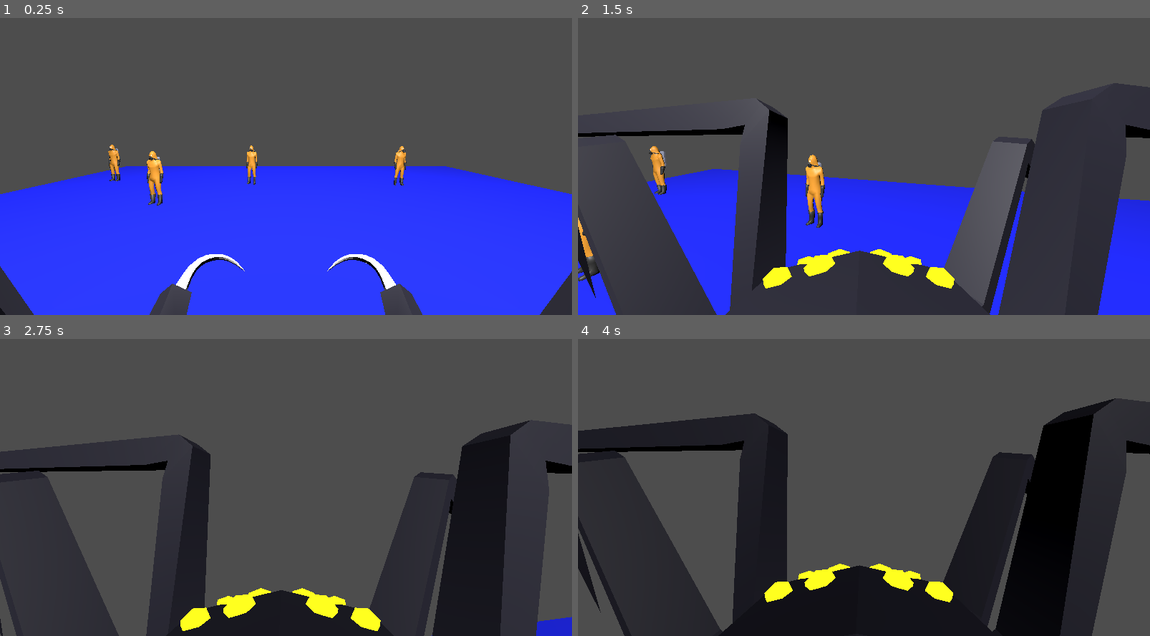
Above: before the commit, frames 1-4 (two rows, left to right).
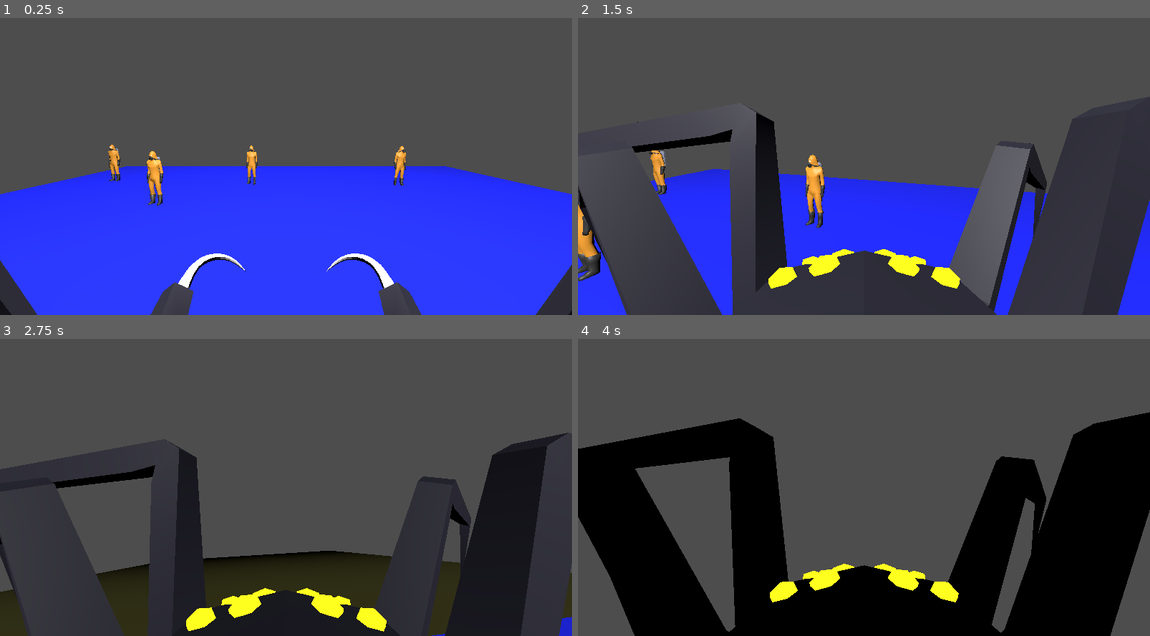
Above: after the commit, the same moments.

Repository: pudgypoultry/godotwildjam7-25
Game: Godot game, scene res://Sandboxes/Andrew/SpiderPlayground.tscn
The game is run twice, just before and just after one commit, with the same random seed, the same clock (stepped at 60 frames per second) and the same inputs. This scene is started directly instead of the project's main scene.
Inputs (mouse positions are in pixels of both pictures, inside the frame that each line leads up to):
- Up to frame 1 (0.25 s): no input
- Up to frame 2 (1.5 s): tap Enter (ui_accept) at 0.5 s; move the mouse to (892, 151) at 0.52 s; hold W (MoveForward) from 0.53 s (still down); tap E (Attack) at 0.6, 1.35 s; tap Space (Jump) at 0.77 s; move the mouse to (835, 154) at 1.27 s
- Up to frame 3 (2.75 s): keep holding W (MoveForward); tap Space (Jump) at 1.52 s; move the mouse to (297, 469) at 2.02 s; tap E (Attack) at 2.1 s
- Up to frame 4 (4 s): keep holding W (MoveForward); move the mouse to (858, 481) at 2.77 s; tap E (Attack) at 2.85, 3.6 s; tap Space (Jump) at 3.02, 3.77 s; move the mouse to (904, 478) at 3.52 s

The runs differ from the first frame. In frame 1, 0.6% of the frame differs, in the area x 0-100%, y 79-100%; in frame 2, 11%; in frame 3, 21%; in frame 4, 38%, in the area x 0-100%, y 20-100%.
Error before the commit: Invalid access to property or key 'name' on a base object of type 'Nil'. (res://Sandboxes/Andrew/SpiderMovement.gd:169)

Commit message:
Pushing SpiderController out of my sandbox

Diff:
--- a/Sandboxes/Andrew/SpiderMovement.gd
+++ b/Sandboxes/Andrew/SpiderMovement.gd
@@ -82,6 +82,9 @@
 func _process(delta: float) -> void:
 	if Input.is_action_just_pressed("Reset"):
 		get_tree().reload_current_scene()
+	#if Input.is_action_just_pressed("Escape"):
+		#Input.set_mouse_mode(Input.MOUSE_MODE_MAX)
+
 
 
 func jump() -> void:
@@ -136,8 +139,8 @@
 		# Look through assets for anything that may be helpful
 
 func GetModelOrientedInput():
-	var inputLeftRight = Input.get_axis("RotateLeft","RotateRight")
-	var inputForwardBack = Input.get_axis("MoveBackward","MoveForward")
+	var inputLeftRight = Input.get_axis("RotateLeft", "RotateRight")
+	var inputForwardBack = Input.get_axis("MoveBackward", "MoveForward")
 
 	var rawInput = Vector2(-inputLeftRight, -inputForwardBack)
 	var input := Vector3.ZERO
@@ -166,7 +169,6 @@
 
 func Attack():
 	if Input.is_action_just_pressed("Attack"):
-		print(currentTarget.name)
 		if currentTarget:
 			print("Trying to kill " + currentTarget.name)
 			currentTarget.KillMe()
--- a/Sandboxes/Andrew/SpiderPlayground.tscn
+++ b/Sandboxes/Andrew/SpiderPlayground.tscn
@@ -1,7 +1,7 @@
 [gd_scene load_steps=12 format=3 uid="uid://cdxpgy6a5x8b1"]
 
-[ext_resource type="PackedScene" uid="uid://c1mgas2y2yu8k" path="res://Sandboxes/Andrew/SpiderController.tscn" id="1_7xsgv"]
-[ext_resource type="Script" uid="uid://6ygrbclwoud4" path="res://Sandboxes/Andrew/ClimbableWall.gd" id="1_41bnt"]
+[ext_resource type="PackedScene" uid="uid://c1mgas2y2yu8k" path="res://Scenes/SpiderPlayer/SpiderController.tscn" id="1_7xsgv"]
+[ext_resource type="Script" uid="uid://6ygrbclwoud4" path="res://Scripts/Spider/ClimbableWall.gd" id="1_41bnt"]
 [ext_resource type="PackedScene" uid="uid://bycw3ydt4rvmd" path="res://Sandboxes/Stella/NavNPC.tscn" id="3_cgvlm"]
 [ext_resource type="PackedScene" uid="uid://beotv63xman8r" path="res://Scenes/npc_m_actor_01.tscn" id="4_lv5vs"]
 
@@ -61,6 +61,7 @@
 shape = SubResource("BoxShape3D_83q8s")
 
 [node name="MeshInstance3D" type="MeshInstance3D" parent="ClimbableWall2"]
+visible = false
 mesh = SubResource("BoxMesh_41bnt")
 
 [node name="Marker3D" type="Marker3D" parent="ClimbableWall2"]
@@ -70,7 +71,7 @@
 transform = Transform3D(-0.50501, -0.437479, 0.744028, 3.19482e-09, 0.862028, 0.506861, -0.863114, 0.25597, -0.435332, 17.332, 16.3408, -6.17079)
 
 [node name="ClimbableWall3" type="StaticBody3D" parent="." node_paths=PackedStringArray("climbDirection") groups=["Walkable"]]
-transform = Transform3D(1, 0, 0, 0, -0.778287, 0.627909, 0, -0.627909, -0.778287, 0, 30.3879, 3.70643)
+transform = Transform3D(1, 0, 0, 0, -0.987971, 0.154642, 0, -0.154642, -0.987971, 0, 25.449, 0.604885)
 script = ExtResource("1_41bnt")
 climbDirection = NodePath("Marker3D")
 
@@ -119,6 +120,20 @@
 [node name="NPC_f" parent="NavNPC4" instance=ExtResource("4_lv5vs")]
 transform = Transform3D(1, 0, 0, 0, 1, 0, 0, 0, 1, 0, -0.973261, 0)
 
+[node name="ClimbableWall4" type="StaticBody3D" parent="." node_paths=PackedStringArray("climbDirection") groups=["Walkable"]]
+transform = Transform3D(1, 0, 0, 0, -0.932929, -0.360062, 0, 0.360062, -0.932929, 0, -5.58446, -23.8814)
+script = ExtResource("1_41bnt")
+climbDirection = NodePath("Marker3D")
+
+[node name="CollisionShape3D" type="CollisionShape3D" parent="ClimbableWall4"]
+shape = SubResource("BoxShape3D_83q8s")
+
+[node name="MeshInstance3D" type="MeshInstance3D" parent="ClimbableWall4"]
+mesh = SubResource("BoxMesh_hfldt")
+
+[node name="Marker3D" type="Marker3D" parent="ClimbableWall4"]
+transform = Transform3D(1, 0, 0, 0, 1, 0, 0, 0, 1, 0, -7.30065, 0)
+
 [editable path="NavNPC"]
 [editable path="NavNPC2"]
 [editable path="NavNPC3"]
--- a/Sandboxes/Andrew/SpiderController.tscn
+++ b/Scenes/SpiderPlayer/SpiderController.tscn
@@ -1,6 +1,6 @@
 [gd_scene load_steps=6 format=3 uid="uid://c1mgas2y2yu8k"]
 
-[ext_resource type="Script" uid="uid://cbw242owap4dw" path="res://Sandboxes/Andrew/SpiderMovement.gd" id="1_nge5q"]
+[ext_resource type="Script" uid="uid://bws864di887eg" path="res://Scripts/Spider/SpiderMovementFinal.gd" id="1_a2ljo"]
 [ext_resource type="PackedScene" uid="uid://bapr6nymlyejw" path="res://Scenes/spider_actor.tscn" id="2_a2ljo"]
 
 [sub_resource type="SphereShape3D" id="SphereShape3D_lfcr3"]
@@ -14,7 +14,7 @@
 axis_lock_angular_x = true
 axis_lock_angular_y = true
 axis_lock_angular_z = true
-script = ExtResource("1_nge5q")
+script = ExtResource("1_a2ljo")
 collisionChecker = NodePath("CollisionChecker")
 attackChecker = NodePath("AttackChecker")
 head = NodePath("CameraMount")
@@ -38,7 +38,7 @@
 [node name="SpiderActor" parent="." instance=ExtResource("2_a2ljo")]
 
 [node name="AttackChecker" type="Area3D" parent="."]
-transform = Transform3D(2.15505, 0, 0, 0, 2.15505, 0, 0, 0, 2.15505, 0, 0.819745, -2.66847)
+transform = Transform3D(2.15505, 0, 0, 0, 2.15505, 0, 0, 0, 2.15505, 0, 0.819745, -2.12513)
 collision_layer = 3
 collision_mask = 3
 
--- a/Scenes/npc_f_actor_01.tscn
+++ b/Scenes/npc_f_actor_01.tscn
@@ -53,7 +53,7 @@
 blend_point_2/pos = -1.0
 
 [sub_resource type="AnimationNodeBlendTree" id="AnimationNodeBlendTree_k06qy"]
-graph_offset = Vector2(2.20703, 65.6995)
+graph_offset = Vector2(31, 133)
 nodes/Idle-Walk-Run/node = SubResource("AnimationNodeBlendSpace1D_023th")
 nodes/Idle-Walk-Run/position = Vector2(600, 160)
 nodes/output/position = Vector2(1220, 100)
@@ -65,12 +65,11 @@
 transform = Transform3D(1, 0, 0, 0, 1, 0, 0, 0, 1, 0.0104462, 0, 0.0233746)
 
 [node name="Skeleton3D" parent="NPC/NPCArmature" index="0"]
-bones/1/position = Vector3(0.0167251, -0.173885, 0.755175)
 bones/2/rotation = Quaternion(0.658326, 0.0096913, 0.00847706, 0.752623)
 bones/3/rotation = Quaternion(0.0410255, 0.0174989, 0.00177614, 0.999003)
 bones/4/rotation = Quaternion(-0.00241353, 0.993317, 0.108826, 0.0383679)
 bones/5/rotation = Quaternion(0.00204257, 0.968575, 0.248587, -0.00795797)
-bones/6/rotation = Quaternion(0.118393, -0.213707, -0.0352745, 0.969055)
+bones/6/rotation = Quaternion(0.167033, 2.73439e-07, -1.36822e-07, 0.985951)
 bones/8/rotation = Quaternion(0.0342363, 0.807202, -0.587583, 0.0447139)
 bones/9/rotation = Quaternion(0.0244176, 0.0175885, -0.177364, 0.983685)
 bones/10/rotation = Quaternion(0.0455319, 0.002235, -0.078848, 0.995844)
@@ -82,13 +81,13 @@
 bones/27/position = Vector3(-0.188523, -0.0794131, -0.385445)
 bones/27/rotation = Quaternion(-0.645715, 0.00627353, 0.00530547, 0.763534)
 bones/28/position = Vector3(-0.201502, -0.46613, -0.0439688)
-bones/30/rotation = Quaternion(-0.143469, -0.415083, 0.887845, 0.137313)
-bones/31/rotation = Quaternion(-0.00604436, -4.28266e-06, 0.163171, 0.986579)
+bones/30/rotation = Quaternion(-0.156112, -0.425642, 0.882013, 0.128497)
+bones/31/rotation = Quaternion(-0.00553949, -4.29258e-06, 0.149542, 0.98874)
 bones/32/rotation = Quaternion(0.374081, 0.582234, -0.403709, 0.598403)
-bones/35/rotation = Quaternion(0.0129672, -0.403329, 0.911764, -0.0764512)
-bones/36/rotation = Quaternion(-0.00431818, 4.32395e-06, -0.116572, 0.993173)
+bones/35/rotation = Quaternion(0.00830496, -0.393434, 0.916639, -0.0700998)
+bones/36/rotation = Quaternion(-0.00466847, 4.32144e-06, -0.126028, 0.992016)
 bones/37/rotation = Quaternion(0.374081, -0.582234, 0.403709, 0.598403)
-bones/39/position = Vector3(0.2328, 0.434659, 1.39564)
+bones/39/position = Vector3(1.38349e-07, 0.411097, 1.44046)
 bones/40/position = Vector3(-0.115938, 0.402276, 0.404886)
 bones/41/position = Vector3(-0.0987769, -0.0540813, 0.0616111)
 bones/42/position = Vector3(0.279399, 0.328992, 0.367912)
--- a/Scenes/npc_m_actor_01.tscn
+++ b/Scenes/npc_m_actor_01.tscn
@@ -53,7 +53,7 @@
 blend_point_2/pos = -1.0
 
 [sub_resource type="AnimationNodeBlendTree" id="AnimationNodeBlendTree_k06qy"]
-graph_offset = Vector2(2.20703, 65.6995)
+graph_offset = Vector2(25.0063, 80.7268)
 nodes/Idle-Walk-Run/node = SubResource("AnimationNodeBlendSpace1D_023th")
 nodes/Idle-Walk-Run/position = Vector2(600, 160)
 nodes/output/position = Vector2(1220, 100)
@@ -65,12 +65,11 @@
 transform = Transform3D(1, 0, 0, 0, 1, 0, 0, 0, 1, 0.0104462, 0, 0.0233746)
 
 [node name="Skeleton3D" parent="NPC/NPCArmature" index="0"]
-bones/1/position = Vector3(0.000566976, -0.161318, 0.755175)
 bones/2/rotation = Quaternion(0.658326, 0.0096913, 0.00847706, 0.752623)
 bones/3/rotation = Quaternion(0.0410255, 0.0174989, 0.00177614, 0.999003)
 bones/4/rotation = Quaternion(-0.00241353, 0.993317, 0.108826, 0.0383679)
 bones/5/rotation = Quaternion(0.00204257, 0.968575, 0.248587, -0.00795797)
-bones/6/rotation = Quaternion(0.159418, -0.0388528, -0.00641316, 0.986426)
+bones/6/rotation = Quaternion(0.167033, 2.73439e-07, -1.36822e-07, 0.985951)
 bones/8/rotation = Quaternion(0.0342363, 0.807202, -0.587583, 0.0447139)
 bones/9/rotation = Quaternion(0.0244176, 0.0175885, -0.177364, 0.983685)
 bones/10/rotation = Quaternion(0.0455319, 0.002235, -0.078848, 0.995844)
@@ -82,13 +81,13 @@
 bones/27/position = Vector3(-0.188523, -0.0794131, -0.385445)
 bones/27/rotation = Quaternion(-0.645715, 0.00627353, 0.00530547, 0.763534)
 bones/28/position = Vector3(-0.201502, -0.46613, -0.0439688)
-bones/30/rotation = Quaternion(-0.15566, -0.425294, 0.882211, 0.128835)
-bones/31/rotation = Quaternion(-0.005566, -4.30012e-06, 0.150258, 0.988631)
+bones/30/rotation = Quaternion(-0.156112, -0.425642, 0.882013, 0.128497)
+bones/31/rotation = Quaternion(-0.00553949, -4.29258e-06, 0.149542, 0.98874)
 bones/32/rotation = Quaternion(0.374081, 0.582234, -0.403709, 0.598403)
-bones/35/rotation = Quaternion(0.00848663, -0.393868, 0.916425, -0.0704379)
-bones/36/rotation = Quaternion(-0.00464759, 4.32118e-06, -0.125465, 0.992087)
+bones/35/rotation = Quaternion(0.00830496, -0.393434, 0.916639, -0.0700998)
+bones/36/rotation = Quaternion(-0.00466847, 4.32144e-06, -0.126028, 0.992016)
 bones/37/rotation = Quaternion(0.374081, -0.582234, 0.403709, 0.598403)
-bones/39/position = Vector3(0.0338055, 0.414518, 1.43395)
+bones/39/position = Vector3(1.38349e-07, 0.411097, 1.44046)
 bones/40/position = Vector3(-0.115938, 0.402276, 0.404886)
 bones/41/position = Vector3(-0.0987769, -0.0540813, 0.0616111)
 bones/42/position = Vector3(0.279399, 0.328992, 0.367912)
--- a/Scenes/spider_actor.tscn
+++ b/Scenes/spider_actor.tscn
@@ -42,46 +42,49 @@
 [node name="Spider" parent="." instance=ExtResource("2_gomfp")]
 
 [node name="Skeleton3D" parent="Spider/Spider" index="0"]
-bones/1/position = Vector3(0.00728828, -0.239313, 0.797312)
-bones/3/rotation = Quaternion(0.551048, -0.202244, -0.191254, 0.78668)
-bones/4/rotation = Quaternion(-0.62097, -0.338884, -0.0872396, 0.701387)
-bones/5/rotation = Quaternion(-0.559754, -0.00388424, 0.172405, 0.810516)
-bones/7/rotation = Quaternion(0.45878, 0.243421, -0.0291137, 0.854061)
-bones/8/rotation = Quaternion(-0.575171, -0.428274, -0.103973, 0.689166)
-bones/9/rotation = Quaternion(-0.463487, -0.00145946, 0.181673, 0.867279)
-bones/11/rotation = Quaternion(0.349928, -0.300386, -0.362609, 0.809835)
-bones/12/rotation = Quaternion(-0.47327, -0.00408919, -0.00693212, 0.880881)
-bones/13/rotation = Quaternion(-0.342752, 0.00154647, 0.000958963, 0.939424)
-bones/15/rotation = Quaternion(0.448319, -0.0423033, -0.110535, 0.886004)
-bones/16/rotation = Quaternion(-0.608134, 0.000439929, 0.00162112, 0.793833)
-bones/17/rotation = Quaternion(-0.517688, 0.00245485, 7.07341e-05, 0.855566)
+bones/1/position = Vector3(-0.0492667, -0.0981629, 0.726176)
+bones/3/rotation = Quaternion(0.485984, 0.149938, -0.111647, 0.853741)
+bones/4/rotation = Quaternion(-0.578064, -0.353557, -0.0809931, 0.730945)
+bones/5/rotation = Quaternion(-0.488441, -0.00437268, 0.150074, 0.859584)
+bones/7/rotation = Quaternion(0.5318, 0.0771599, -0.0892761, 0.838609)
+bones/8/rotation = Quaternion(-0.597414, -0.419376, -0.108028, 0.674945)
+bones/9/rotation = Quaternion(-0.500933, -0.00138329, 0.196416, 0.842902)
+bones/11/rotation = Quaternion(0.443147, -0.119158, -0.226607, 0.859111)
+bones/12/rotation = Quaternion(-0.598783, -0.00422768, -0.00834595, 0.800857)
+bones/13/rotation = Quaternion(-0.548678, 0.00102965, 0.000594111, 0.836033)
+bones/15/rotation = Quaternion(0.413816, -0.128775, -0.194868, 0.879886)
+bones/16/rotation = Quaternion(-0.524315, 0.000501118, 0.00138331, 0.851523)
+bones/17/rotation = Quaternion(-0.384626, 0.0026674, 8.28012e-05, 0.923069)
 bones/18/rotation = Quaternion(-0.680619, 0.191725, 0.680619, -0.191724)
-bones/19/rotation = Quaternion(-9.13608e-08, -9.5434e-08, -0.346623, 0.938005)
+bones/19/rotation = Quaternion(-9.66391e-08, -8.85028e-08, -0.362061, 0.932154)
 bones/20/rotation = Quaternion(0, 0, 0.961402, -0.275149)
-bones/21/rotation = Quaternion(0.426492, -0.0659174, 0.221657, 0.87443)
-bones/22/rotation = Quaternion(-0.546326, 0.363407, 0.0763879, 0.750752)
-bones/23/rotation = Quaternion(-0.435718, 0.00469592, -0.133579, 0.890104)
-bones/25/rotation = Quaternion(0.561821, 0.0674601, 0.104181, 0.817896)
-bones/26/rotation = Quaternion(-0.590575, 0.422167, 0.106781, 0.679407)
-bones/27/rotation = Quaternion(-0.489351, 0.00140741, -0.191856, 0.85072)
-bones/29/rotation = Quaternion(0.298226, 0.142855, 0.295426, 0.896313)
-bones/30/rotation = Quaternion(-0.487955, 0.00410263, 0.00710837, 0.87283)
-bones/31/rotation = Quaternion(-0.364315, -0.00149892, -0.000927906, 0.931274)
-bones/33/rotation = Quaternion(0.394789, 0.1856, 0.23011, 0.86991)
-bones/34/rotation = Quaternion(-0.460147, -0.00054442, -0.00120011, 0.887842)
-bones/35/rotation = Quaternion(-0.272752, -0.00279433, -9.21216e-05, 0.96208)
+bones/21/rotation = Quaternion(0.513081, 0.0876179, 0.225892, 0.823434)
+bones/22/rotation = Quaternion(-0.62362, 0.337923, 0.087627, 0.699448)
+bones/23/rotation = Quaternion(-0.564126, 0.00385212, -0.173775, 0.807186)
+bones/25/rotation = Quaternion(0.473622, -0.250562, 0.0105163, 0.844269)
+bones/26/rotation = Quaternion(-0.571196, 0.42981, 0.103249, 0.69162)
+bones/27/rotation = Quaternion(-0.456824, 0.00147241, -0.17905, 0.87135)
+bones/29/rotation = Quaternion(0.326528, 0.277396, 0.381366, 0.81914)
+bones/30/rotation = Quaternion(-0.516288, 0.00416246, 0.00740214, 0.856373)
+bones/31/rotation = Quaternion(-0.419726, -0.00136583, -0.00082384, 0.90765)
+bones/33/rotation = Quaternion(0.480504, 0.0276274, 0.095937, 0.871291)
+bones/34/rotation = Quaternion(-0.616338, -0.000432982, -0.00164495, 0.78748)
+bones/35/rotation = Quaternion(-0.532894, -0.00242565, -6.90175e-05, 0.846178)
 bones/38/rotation = Quaternion(-0.528077, 0.774307, -0.245904, -0.247213)
+bones/38/scale = Vector3(1, 1, 1)
+bones/43/rotation = Quaternion(-0.323187, 0.745649, 0.275615, 0.513415)
 bones/44/rotation = Quaternion(0.528077, 0.774307, -0.245904, 0.247213)
+bones/44/scale = Vector3(1, 1, 1)
 bones/52/rotation = Quaternion(-0.201281, 0.677854, 0.677854, -0.201281)
-bones/56/position = Vector3(-2.73583, -0.151751, 0.876975)
-bones/57/position = Vector3(-2.97839, -0.737307, -0.0702775)
-bones/58/position = Vector3(-2.9125, 2.29357, 0.876975)
-bones/59/position = Vector3(-2.53666, 1.66752, -0.0702778)
-bones/60/position = Vector3(3.08818, -0.932794, -0.0702775)
+bones/56/position = Vector3(-2.73583, -1.44509, -0.0153738)
+bones/57/position = Vector3(-2.97839, 0.258132, 0.269343)
+bones/58/position = Vector3(-2.9125, 1.00023, -0.0153739)
+bones/59/position = Vector3(-2.53666, 2.66296, 0.269342)
+bones/60/position = Vector3(2.5571, -0.181956, 0.269343)
 bones/60/rotation = Quaternion(-0.291485, -0.160585, 0.82595, -0.455033)
-bones/61/position = Vector3(2.97839, 0.593511, 0.876975)
-bones/62/position = Vector3(3.26485, 1.51252, -0.0702776)
-bones/63/position = Vector3(2.53666, 2.99834, 0.876975)
+bones/61/position = Vector3(2.97839, -0.699824, -0.0153738)
+bones/62/position = Vector3(2.47642, 2.34308, 0.269343)
+bones/63/position = Vector3(2.53666, 1.70501, -0.0153737)
 
 [node name="AnimationTree" type="AnimationTree" parent="."]
 root_node = NodePath("../Spider")
--- a/Sandboxes/Cory/SpiderMovement-copy.gd
+++ b/Scripts/Spider/SpiderMovementFinal.gd
@@ -140,7 +140,7 @@
 	var inputLeftRight = Input.get_axis("RotateLeft","RotateRight")
 	var inputForwardBack = Input.get_axis("MoveBackward","MoveForward")
 
-	var rawInput = Vector2(-inputLeftRight, -inputForwardBack)
+	var rawInput = Vector2(inputLeftRight, -inputForwardBack)
 	var input := Vector3.ZERO
 
 	#input.x = rawInput.x * sqrt(1.0 - rawInput.y * rawInput.y / 2.0)
--- a/project.godot
+++ b/project.godot
@@ -62,6 +62,11 @@
 "events": [Object(InputEventKey,"resource_local_to_scene":false,"resource_name":"","device":-1,"window_id":0,"alt_press …(192 unchanged characters)…
 ]
 }
+Escape={
+"deadzone": 0.2,
+"events": [Object(InputEventKey,"resource_local_to_scene":false,"resource_name":"","device":-1,"window_id":0,"alt_pressed":false,"shift_pressed":false,"ctrl_pressed":false,"meta_pressed":false,"pressed":false,"keycode":0,"physical_keycode":4194305,"key_label":0,"unicode":0,"location":0,"echo":false,"script":null)
+]
+}
 
 [rendering]
 
Renamed: Sandboxes/Andrew/ClimbableWall.gd -> Scripts/Spider/ClimbableWall.gd
Renamed: Sandboxes/Andrew/ClimbableWall.gd.uid -> Scripts/Spider/ClimbableWall.gd.uid
Renamed: Sandboxes/Cory/SpiderMovement-copy.gd.uid -> Scripts/Spider/SpiderMovementFinal.gd.uid
